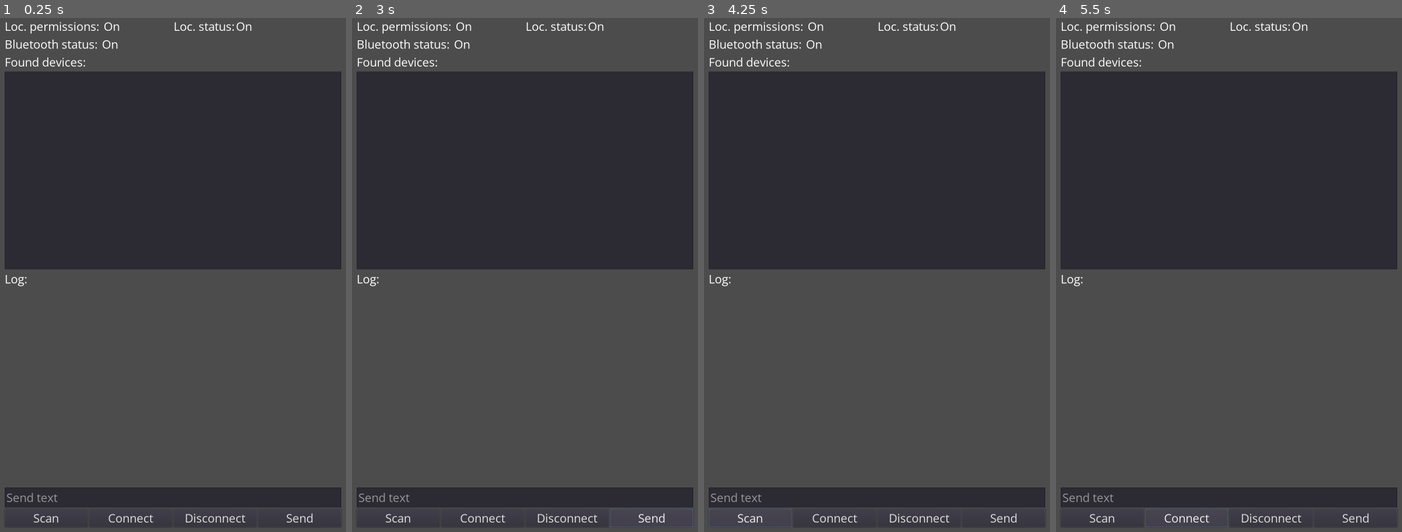
Above: before the commit, frames 1-4 (left to right).
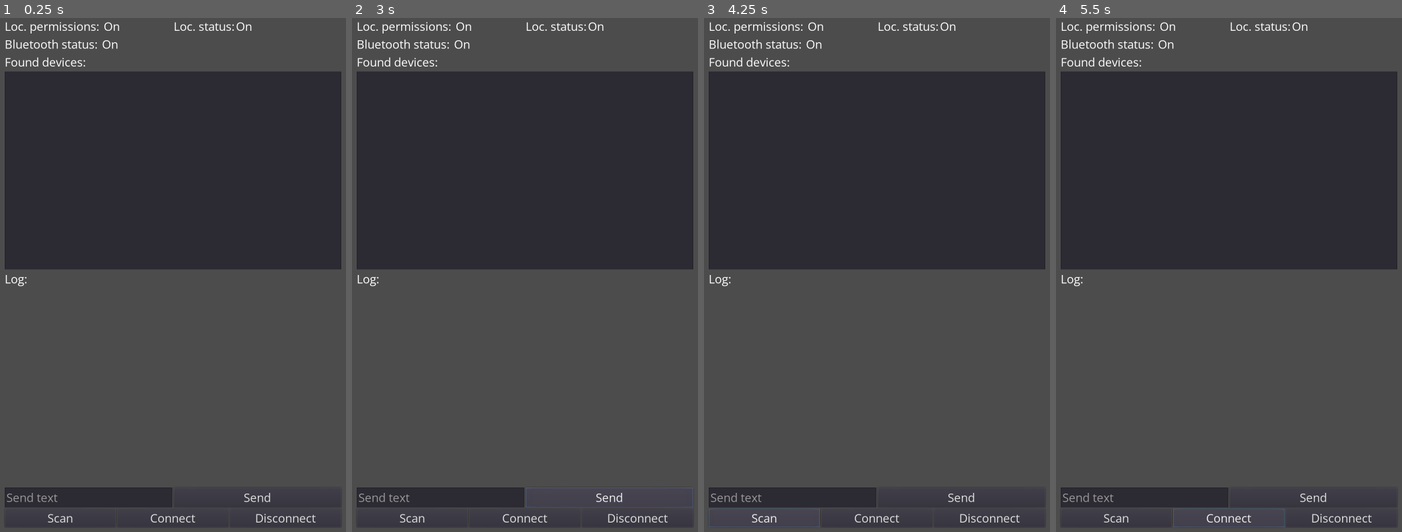
Above: after the commit, the same moments.

Repository: pablojimenezmateo/GodotAndroidBluetoothDemo
Game: Godot game, scene res://MainScene.tscn
Same seed, same stepped clock (60 frames per second), same inputs: the game is played once before the commit and once after it.
Inputs:
- Up to frame 1 (0.25 s): no input
- Up to frame 2 (3 s): click "Send" at 0.5 s; click "Scan" at 1.25 s; click "Scan" at 2 s; click "Send" at 2.75 s
- Up to frame 3 (4.25 s): click "Scan" at 3.5 s
- Up to frame 4 (5.5 s): click "Send" at 4.25 s; click "Connect" at 5 s

The runs differ from the first frame. In frame 1, 0.6% of the frame differs, in the area x 9-99%, y 91-99%; in frame 2, 2.4%, in the area x 9-99%, y 91-100%; in frame 3, 0.6%; in frame 4, 0.7%.
Error before the commit: Invalid call. Nonexistent function 'scan' in base 'Nil'. (res://MainScene.gd:103)
Error after the commit: Invalid call. Nonexistent function 'scan' in base 'Nil'. (res://MainScene.gd:123)

Commit message:
feat(data): We can now send and receive data

Diff:
--- a/MainScene.gd
+++ b/MainScene.gd
@@ -9,8 +9,14 @@
 var devices = []
 var item_selected
 
+# Test UUIDs
+var service_uuid = "6e400001-b5a3-f393-e0a9-e50e24dcca9e"
+var read_uuid = "6e400003-b5a3-f393-e0a9-e50e24dcca9e"
+var write_uuid = "6e400002-b5a3-f393-e0a9-e50e24dcca9e"
+
 onready var devices_list = $VBoxContainer/Devices/FoundDevicesList
 onready var log_node = $VBoxContainer/Log/Log
+onready var send_line_edit = $VBoxContainer/TextAndButtons/HBoxContainer/SendTextLine
 
 # Called when the node enters the scene tree for the first time.
 func _ready():
@@ -24,6 +30,17 @@
 		GodotBluetooth344.connect("_on_location_status_change", self, "_on_location_status_change")
 		GodotBluetooth344.connect("_on_connection_status_change", self, "_on_connection_status_change")
 		GodotBluetooth344.connect("_on_characteristic_read", self, "_on_characteristic_read")
+		GodotBluetooth344.connect("_on_characteristic_reading", self, "_on_characteristic_reading")
+
+func _on_characteristic_reading(status):
+	# There can be 2 status:
+	# * processing
+	# * done
+
+	log_string("[_on_characteristic_reading] " + str(status))
+
+	if status == "done":
+		GodotBluetooth344.subscribeToCharacteristic(service_uuid, read_uuid)
 
 func _on_characteristic_read(characteristic):
 
@@ -43,6 +60,8 @@
 	# * An integer, this means an error, check https://developer.android.com/reference/android/bluetooth/BluetoothGatt.html#constants_2 for more information
 	log_string("[_on_connection_status_change] " + status)
 
+	# If you do not know the services and characteristics of the peer device
+	# call listServicesAndCharacteristics() once connected
 	if status == "connected":
 		GodotBluetooth344.listServicesAndCharacteristics()
 
@@ -80,6 +99,7 @@
 
 
 func _on_debug_message(s):
+	print(s)
 
 	log_string("[DEBUG] " + s)
 
@@ -113,8 +133,6 @@
 	log_node.add_text(text + "\n")
 	print(text)
 
-
-
 func _on_ConnectButton_button_up():
 
 	if item_selected != null:
@@ -125,13 +143,19 @@
 
 		GodotBluetooth344.connect(address)
 
-
 func _on_DisconnectButton_button_up():
 
 	GodotBluetooth344.disconnect()
-
 
 # When a device on the list is selected, save the index
 func _on_FoundDevicesList_item_selected(index):
 
 	item_selected = index
+
+func _on_SendTextButton_button_up():
+
+	var text = send_line_edit.text
+
+	if text != "":
+
+		GodotBluetooth344.writeToCharacteristic(service_uuid, write_uuid, text)
--- a/MainScene.tscn
+++ b/MainScene.tscn
@@ -129,11 +129,23 @@
 margin_bottom = 2190.0
 size_flags_horizontal = 3
 
-[node name="SendTextLine" type="LineEdit" parent="VBoxContainer/TextAndButtons"]
+[node name="HBoxContainer" type="HBoxContainer" parent="VBoxContainer/TextAndButtons"]
 margin_right = 1000.0
 margin_bottom = 59.0
 size_flags_horizontal = 3
+
+[node name="SendTextLine" type="LineEdit" parent="VBoxContainer/TextAndButtons/HBoxContainer"]
+margin_right = 498.0
+margin_bottom = 59.0
+size_flags_horizontal = 3
 placeholder_text = "Send text"
+
+[node name="SendTextButton" type="Button" parent="VBoxContainer/TextAndButtons/HBoxContainer"]
+margin_left = 502.0
+margin_right = 1000.0
+margin_bottom = 59.0
+size_flags_horizontal = 3
+text = "Send"
 
 [node name="Buttons" type="HBoxContainer" parent="VBoxContainer/TextAndButtons"]
 margin_top = 63.0
@@ -142,33 +154,27 @@
 size_flags_horizontal = 3
 
 [node name="ScanButton" type="Button" parent="VBoxContainer/TextAndButtons/Buttons"]
-margin_right = 247.0
+margin_right = 330.0
 margin_bottom = 55.0
 size_flags_horizontal = 3
 text = "Scan"
 
 [node name="ConnectButton" type="Button" parent="VBoxContainer/TextAndButtons/Buttons"]
-margin_left = 251.0
-margin_right = 498.0
+margin_left = 334.0
+margin_right = 665.0
 margin_bottom = 55.0
 size_flags_horizontal = 3
 text = "Connect"
 
 [node name="DisconnectButton" type="Button" parent="VBoxContainer/TextAndButtons/Buttons"]
-margin_left = 502.0
-margin_right = 749.0
+margin_left = 669.0
+margin_right = 1000.0
 margin_bottom = 55.0
 size_flags_horizontal = 3
 text = "Disconnect"
 
-[node name="SendTextButton" type="Button" parent="VBoxContainer/TextAndButtons/Buttons"]
-margin_left = 753.0
-margin_right = 1000.0
-margin_bottom = 55.0
-size_flags_horizontal = 3
-text = "Send"
-
 [connection signal="item_selected" from="VBoxContainer/Devices/FoundDevicesList" to="." method="_on_FoundDevicesList_item_selected"]
+[connection signal="button_up" from="VBoxContainer/TextAndButtons/HBoxContainer/SendTextButton" to="." method="_on_SendTextButton_button_up"]
 [connection signal="button_up" from="VBoxContainer/TextAndButtons/Buttons/ScanButton" to="." method="_on_scanButton_button_up"]
 [connection signal="button_up" from="VBoxContainer/TextAndButtons/Buttons/ConnectButton" to="." method="_on_ConnectButton_button_up"]
 [connection signal="button_up" from="VBoxContainer/TextAndButtons/Buttons/DisconnectButton" to="." method="_on_DisconnectButton_button_up"]
Not shown, changed: android/plugins/GodotBluetooth344-debug.aar
